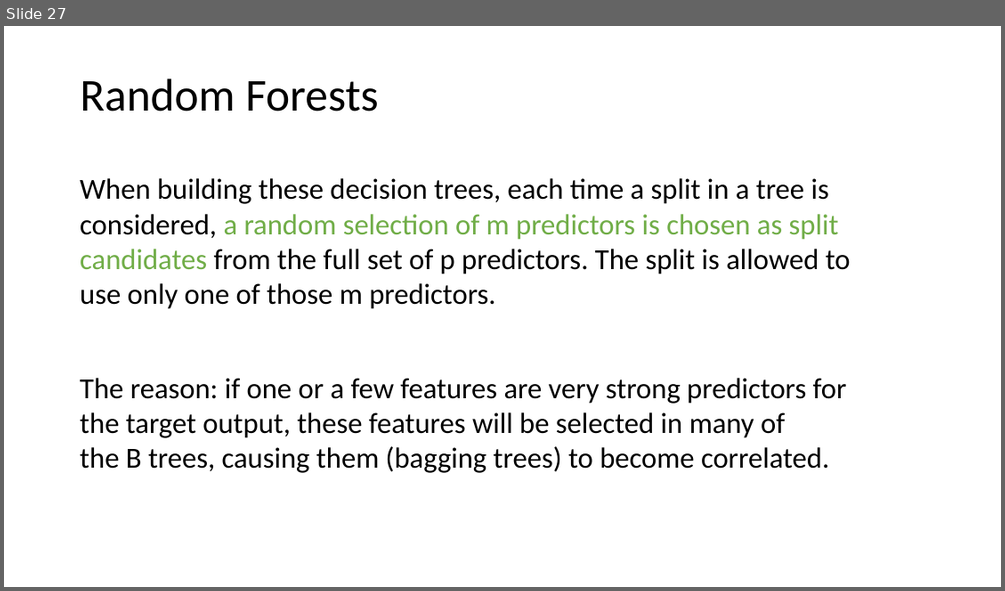
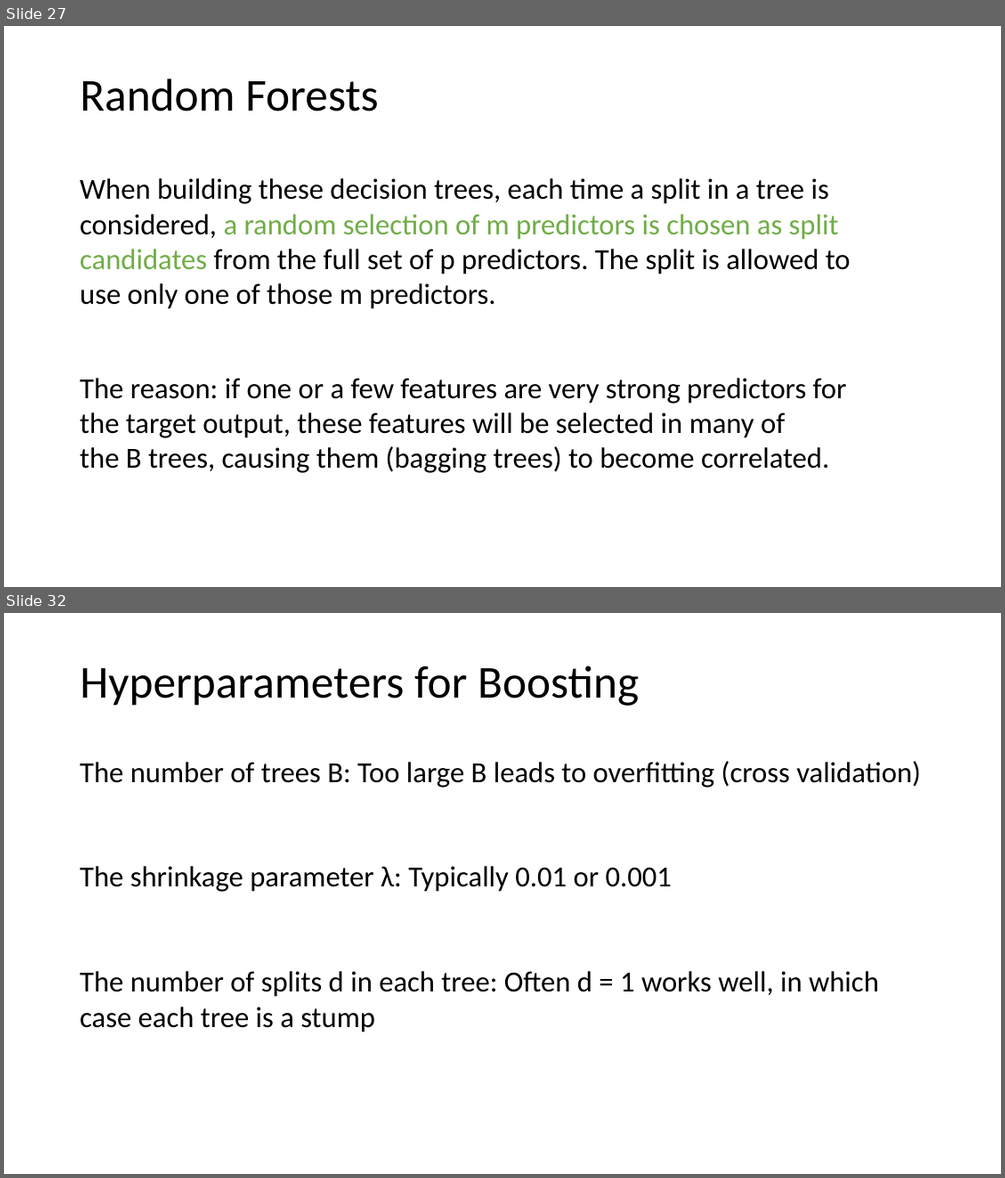
Before and after one commit to tianzheng4/tianzheng4.github.io, a slide deck: _umkc-teaching/slides/Lecture9.pptx. Shown one above the other, each under a label of ours: slide 27 before the commit, slides 27 and 32 after it; the slides between them are not shown. The pictures are 1005x591 and 1005x1178 pixels, drawn with LibreOffice and Linux fonts; fonts in the diff are those of the drawing. Boxes give left, top, right and bottom in pixels: in the first picture for what was removed or moved away, otherwise in the second. Text is boxed around its words. In the diff, an @@ line names an element or a change of style, - is before the commit and + after.

```diff
--- a/_umkc-teaching/slides/Lecture9.pptx
+++ b/_umkc-teaching/slides/Lecture9.pptx
@@ slide 32 added at <box>4,613,1001,1174</box>, background #FFFFFF @@
@@ title added at <box>80,666,639,706</box>, 44 pt, text #000000 @@
+Hyperparameters for Boosting
@@ text added at <box>80,761,921,787</box>, 28 pt, text #000000 @@
+The number of trees B: Too large B leads to overfitting (cross validation)
@@ text added at <box>80,866,672,892</box>, 28 pt, text #000000 @@
+The shrinkage parameter λ: Typically 0.01 or 0.001
@@ text added at <box>80,971,879,1032</box>, 28 pt, text #000000 @@
+The number of splits d in each tree: Often d = 1 works well, in which case each tree is a stump
```
Also in this commit, not shown: 4 other slides added, 2 other files.
